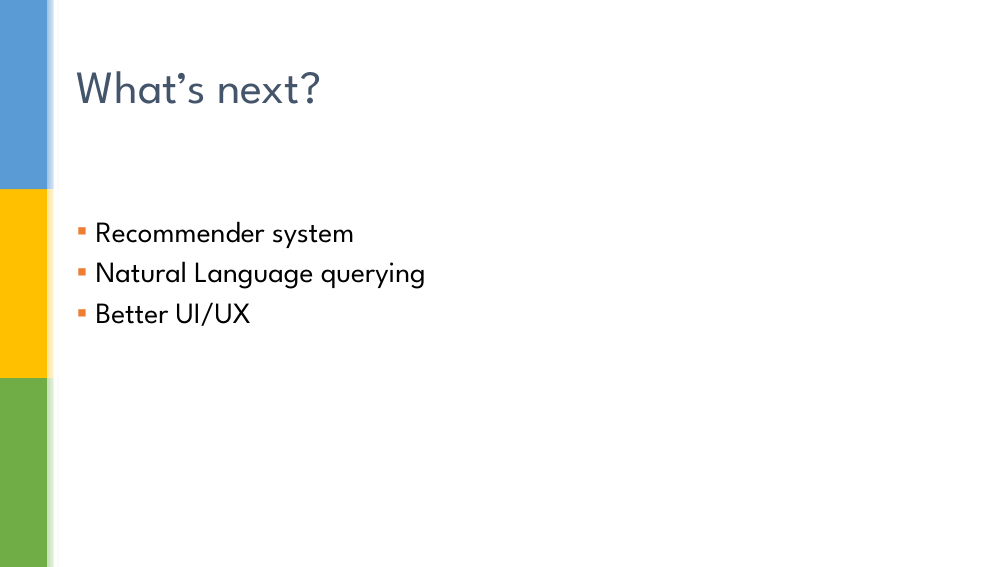
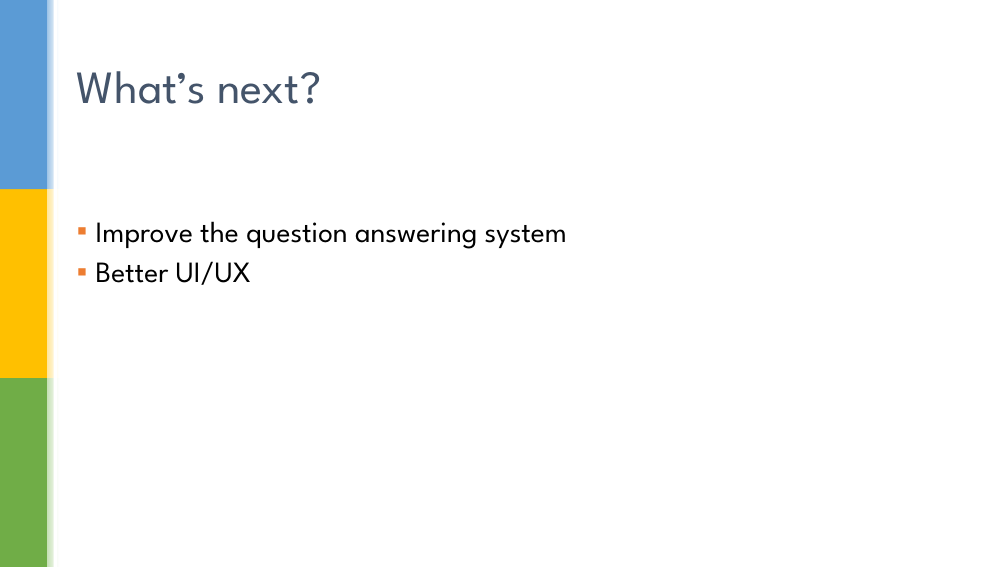
Before and after one commit to oana906/ArtViz, a slide deck: slide 12 of ArtViz2.pptx (slide 10 before the commit). Drawn at 1008x567 pixels with LibreOffice and Linux fonts; fonts in the diff are those of the drawing; background and template pictures are left out. Boxes give left, top, right and bottom in pixels: in the first picture for what was removed or moved away, otherwise in the second. Text is boxed around its words. In the diff, an @@ line names an element or a change of style, - is before the commit and + after.

```diff
--- a/ArtViz2.pptx
+++ b/ArtViz2.pptx
@@ text at [96, 221, 567, 249]: text changed @@
-▪ Recommender system
-▪ Natural Language querying
+▪ Improve the question answering system
```
Also in this commit, not shown: 6 other slides changed, 2 slides added.
